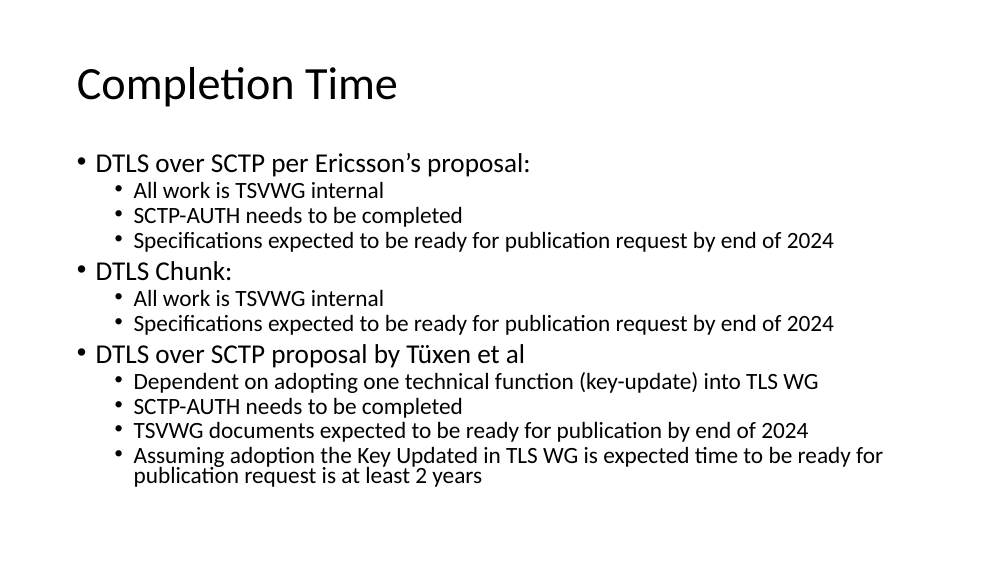
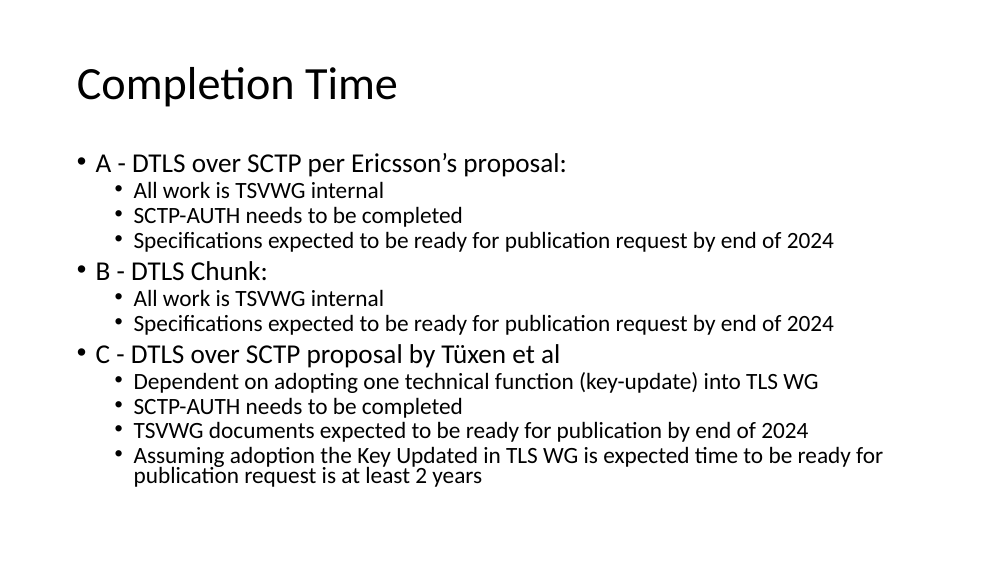
Before and after one commit to sctplab/sctp-dtls-requirements, a slide deck: slide 6 of dtls-for-sctp-design-team-report.pptx. Drawn at 1008x567 pixels with LibreOffice and Linux fonts; fonts in the diff are those of the drawing. Boxes give left, top, right and bottom in pixels: in the first picture for what was removed or moved away, otherwise in the second. Text is boxed around its words. In the diff, an @@ line names an element or a change of style, - is before the commit and + after.

```diff
--- a/dtls-for-sctp-design-team-report.pptx
+++ b/dtls-for-sctp-design-team-report.pptx
@@ text at [96, 153, 566, 177]: text changed @@
-• DTLS over SCTP per Ericsson’s proposal:
+• A - DTLS over SCTP per Ericsson’s proposal:
@@ text at [96, 261, 268, 281]: text changed @@
-• DTLS Chunk:
+• B - DTLS Chunk:
@@ text at [96, 344, 560, 368]: text changed @@
-• DTLS over SCTP proposal by Tüxen et al
+• C - DTLS over SCTP proposal by Tüxen et al
```
Also in this commit, not shown: 5 other slides changed, 3 slides added.
